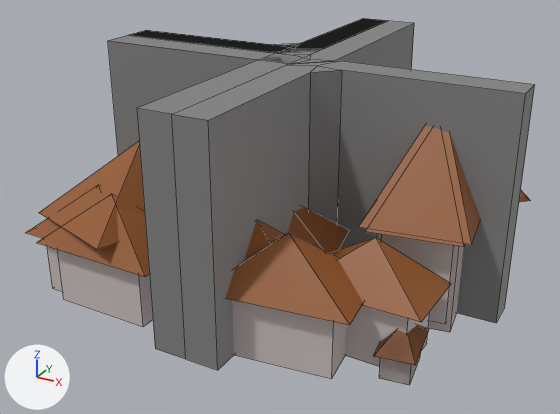
Before and after pictures for a commit that changed the FBX model Assets/Art/Meshes/PrototypeMeshes/Buildings/TownModules.fbx.
The view is the same before and after, from a camera (50 mm lens) standing at (1.56, -3.06, 1.77) and looking at (-0.06, -0.13, 0.31). The lights are fixed; the arrows at lower left show +X, +Y and +Z. Mesh edges are drawn as thin lines. Where no turn or scale is listed for an object, it has been applied to the vertices.

Objects in the first picture: 'Corner', 'Full', 'InCorner', 'OnPass', 'Side'.
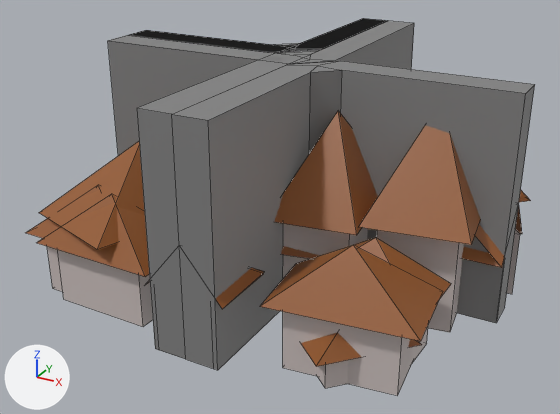
What changed in the scene script:
```text
Change me_cube_008:
    used by ob_full; location = (0.0, 0.0, 0.0)
    remove me_cube_008.from_pydata(...)  # 104 vertices, 64 faces; spans x -0.99..0.95, y -0.89..0.98, z 0.0..0.85
    add me_cube_008.from_pydata(...)  # 143 vertices, 80 faces; spans x -1.0..1.0, y -1.0..1.0, z 0.0..0.85
    me_cube_008 part 1: the loose piece of 5 vertices spanning x 0.66..0.85, y -0.78..-0.51, z 0.12..0.21 is turned -49.9 degrees about the z axis through its middle and scaled by 1.65, then moved by (-0.16, -0.07, 0.05)
    me_cube_008 part 2: the loose piece of 8 vertices spanning x 0.48..0.84, y -0.38..0.14, z 0.05..0.51 is moved by (-0.4, -0.1, 0.0)
    me_cube_008 part 3: the loose piece of 5 vertices spanning x 0.42..0.9, y -0.46..0.22, z 0.45..0.85 is moved by (-0.4, -0.1, 0.0)
    me_cube_008 part 4: the loose piece of 5 vertices spanning x -0.15..0.46, y -0.87..-0.49, z 0.28..0.51 is deleted
    me_cube_008 part 5: 60 vertices added at x -1.0..1.0, y -1.0..1.0, z 0.0..0.5
Change me_cube_006:
    used by ob_incorner; location = (0.0, 0.0, 0.0)
    remove me_cube_006.from_pydata(...)  # 121 vertices, 76 faces; spans x -1.0..0.95, y -0.94..1.0, z 0.0..1.0
    add me_cube_006.from_pydata(...)  # 134 vertices, 79 faces; spans x -1.0..1.0, y -1.0..1.0, z 0.0..1.0
    me_cube_006 part 6: the loose piece of 8 vertices spanning x 0.07..0.56, y -0.89..-0.57, z 0.0..0.3 is moved by (0.26, 0.02, 0.0)
    me_cube_006 part 7: the loose piece of 5 vertices spanning x 0.0..0.64, y -0.94..-0.51, z 0.28..0.51 is moved by (0.26, 0.02, 0.0)
    me_cube_006 part 8: the loose piece of 8 vertices spanning x 0.69..0.83, y -0.75..-0.54, z 0.0..0.12 is deleted
    me_cube_006 part 9: the loose piece of 5 vertices spanning x 0.66..0.85, y -0.78..-0.51, z 0.12..0.21 is deleted
    me_cube_006 part 10: 13 vertices added at x -0.19..0.18, y -1.0..-0.69, z 0.0..0.5
    me_cube_006 part 11: 13 vertices added at x 0.69..1.0, y -0.19..0.18, z 0.0..0.58
```

Boxes [x1, y1, x2, y2] around the edits, measured in the pictures (560 x 414 px; the box of a moved part takes in the faces that stretch with it):
'InCorner', reshaped: before [37, 21, 531, 385]; after [37, 21, 531, 396]
'Full', reshaped: before [26, 127, 465, 324]; after [26, 111, 522, 388]
part 1 of me_cube_008, moved or reshaped (not visible before): after [301, 332, 422, 367]
part 2 of me_cube_008, moved or reshaped: before [381, 234, 454, 324]; after [283, 224, 367, 278]
part 3 of me_cube_008, moved or reshaped: before [365, 127, 465, 247]; after [274, 111, 378, 235]
part 4 of me_cube_008, deleted (brown): before [244, 220, 284, 260]
part 5 of me_cube_008, added: after [146, 206, 522, 388]
part 6 of me_cube_006, moved or reshaped: before [232, 300, 346, 379]; after [283, 312, 413, 396]
part 7 of me_cube_006, moved or reshaped: before [226, 233, 363, 325]; after [260, 245, 443, 341]
part 8 of me_cube_006, deleted: before [379, 352, 421, 385]
part 9 of me_cube_006, deleted (brown): before [374, 325, 429, 365]
part 10 of me_cube_006, added (brown): after [215, 268, 264, 309]
part 11 of me_cube_006, added (brown): after [475, 225, 519, 267]
